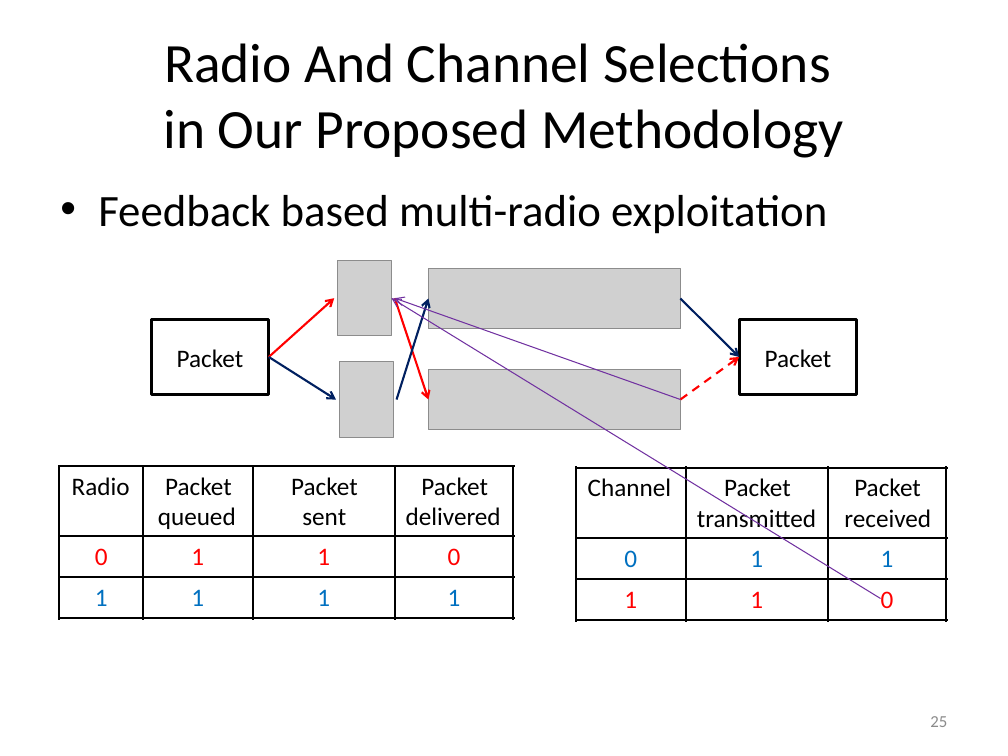
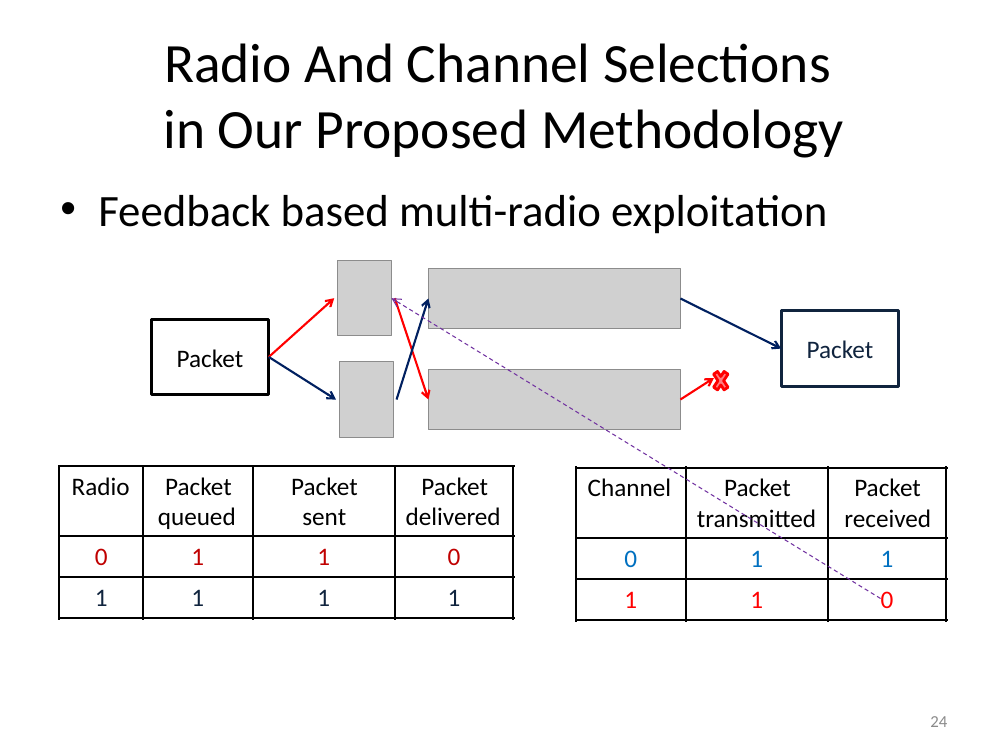
Before and after one commit to takhandipu/MSThesisPresentation, a slide deck: slide 24 of draft.pptx (slide 25 before the commit). Drawn at 1008x756 pixels with LibreOffice and Linux fonts; fonts in the diff are those of the drawing; grey boxes stand for pictures. Boxes give left, top, right and bottom in pixels: in the first picture for what was removed or moved away, otherwise in the second. Text is boxed around its words. In the diff, an @@ line names an element or a change of style, - is before the commit and + after.

```diff
--- a/draft.pptx
+++ b/draft.pptx
@@ arrow (881, 599) - (391, 298): stroke #7030A0 0.75 pt to #7030A0 0.75 pt dashed @@
@@ arrow removed from (680, 399) to (395, 298) @@
@@ arrow moved from (680, 298) - (739, 357) to (680, 298) - (781, 349) @@
@@ rectangle "Packet": place and size @@
-rectangle "Packet" at [739, 320, 857, 395]
+rectangle "Packet" at [781, 310, 899, 386]
@@ rectangle "Packet" at [781, 310, 899, 386]: text colour #000000 to #0F243E; outline #000000 2 pt to #0F243E 2 pt @@
@@ arrow moved from (680, 399) - (739, 357) to (680, 399) - (714, 378) @@
@@ arrow (680, 399) - (714, 378): stroke #FF0000 1.5 pt dashed to #FF0000 1.5 pt @@
@@ cross added at [711, 366, 731, 396], fill #FF7C80, outline #FF0000 2 pt @@
@@ text colour #FF0000 to #C00000 in 4 elements at [95, 548, 108, 565], [191, 548, 204, 565], [317, 548, 330, 565], [448, 548, 461, 565] @@
@@ text colour #0070C0 to #0F243E in 4 elements at [95, 589, 108, 606], [191, 589, 204, 606], [317, 589, 330, 606], [448, 589, 461, 606] @@
@@ page number at [930, 716, 947, 727]: text changed @@
-25
+24
```
Also in this commit, not shown: 17 other slides changed, 1 slide added, 1 other file.
